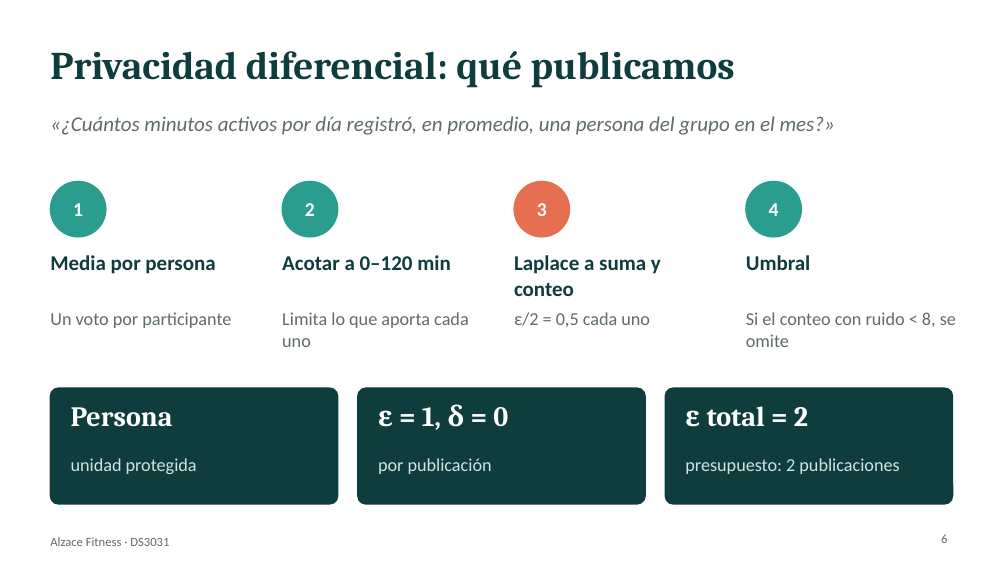
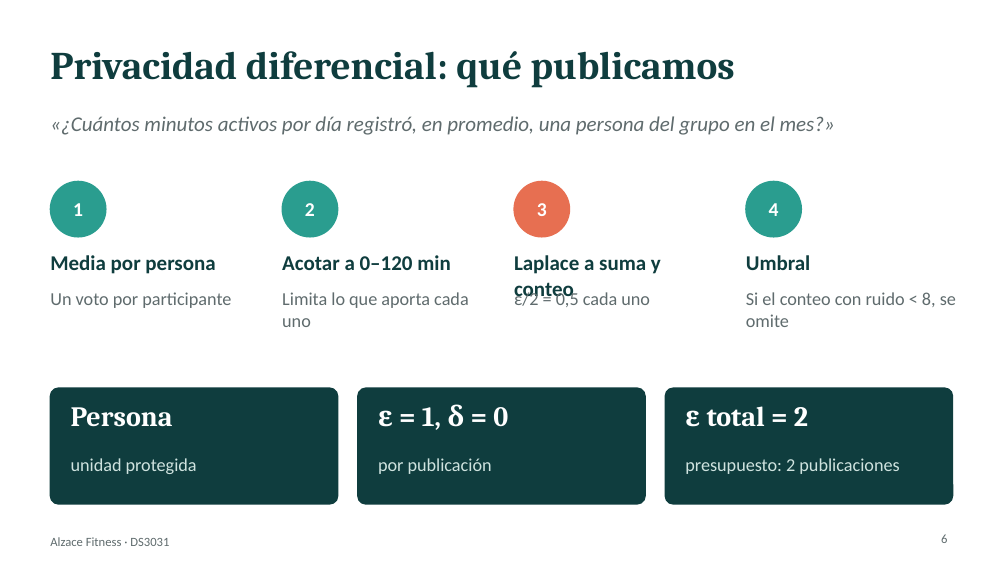
Before and after one commit to JoelxD12O/Proyecto-2---etica-y-seguridad-de-datos, a slide deck: slide 6 of presentacion/Presentacion_Alzace_Final.pptx. Drawn at 1008x567 pixels with LibreOffice and Linux fonts; fonts in the diff are those of the drawing. Boxes give left, top, right and bottom in pixels: in the first picture for what was removed or moved away, otherwise in the second. Text is boxed around its words. In the diff, an @@ line names an element or a change of style, - is before the commit and + after.

Commit message:
fix: correcciones según revisión de la rúbrica
Informe y DPIA:
- Justificación de ε=1 desde la privacidad (Hsu 2014, Lee y Clifton 2011)
- Brecha por sexo matizada como no significativa, con IC de Wilson
- Nueva sección de robustez (30 semillas, mayo 2016, topes 90/150)
- Tabla comparativa de librerías de privacidad diferencial
- DPIA con responsables, transferencia internacional, método P×I y consulta
- docs/DPIA.md alineado con el informe (R1–R9, R1 residual medio)

Presentación:
- Plan B con capturas de la demo, referencias, notas del orador por persona
- DPIA con etapa y LINDDUN, aclaraciones del modelo, conteo de pruebas

Backend y frontend:
- Solo se publican meses cerrados (422 para el mes en curso)
- Auditoría de rechazos (403, 409, 422, login fallido) y del titular
- Retención suprimida en cohortes pequeñas
- Pruebas: 11 pytest y 5 e2e
- scripts/robustez.py y evidence/robustez.json

```diff
--- a/presentacion/Presentacion_Alzace_Final.pptx
+++ b/presentacion/Presentacion_Alzace_Final.pptx
@@ text "Laplace a suma y conteo" rewrapped from (514,255,661,296) to (514,255,661,302) @@
@@ 4 texts: place and size @@
-4 texts at (50,312,956,347)
+4 texts at (50,290,956,327)
```
Also in this commit, not shown: 6 other slides changed, 2 slides added, 19 other files.
